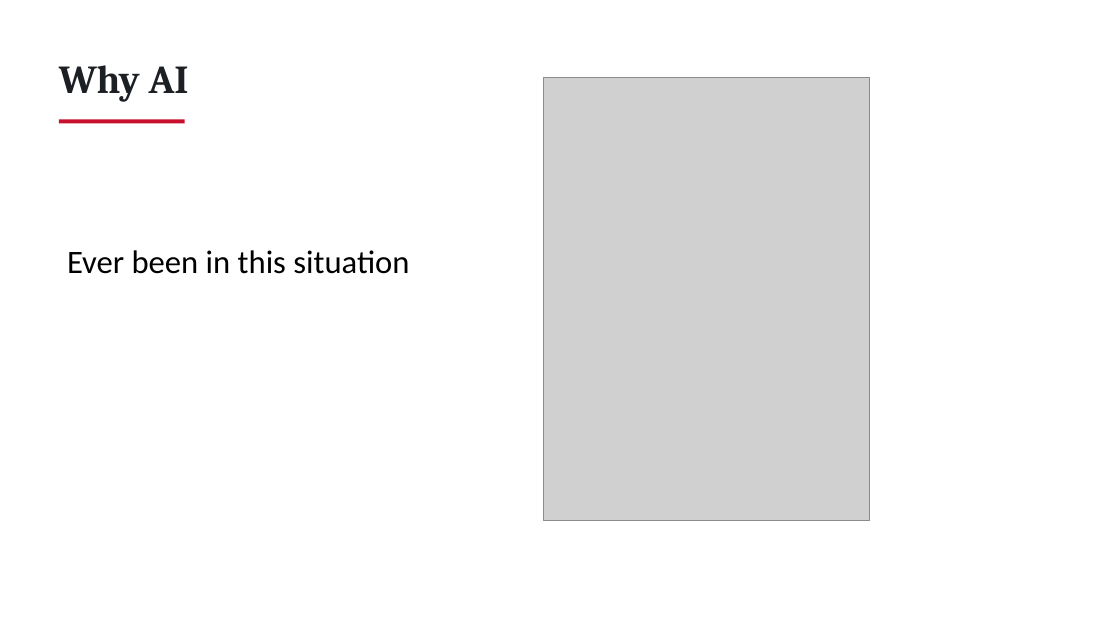
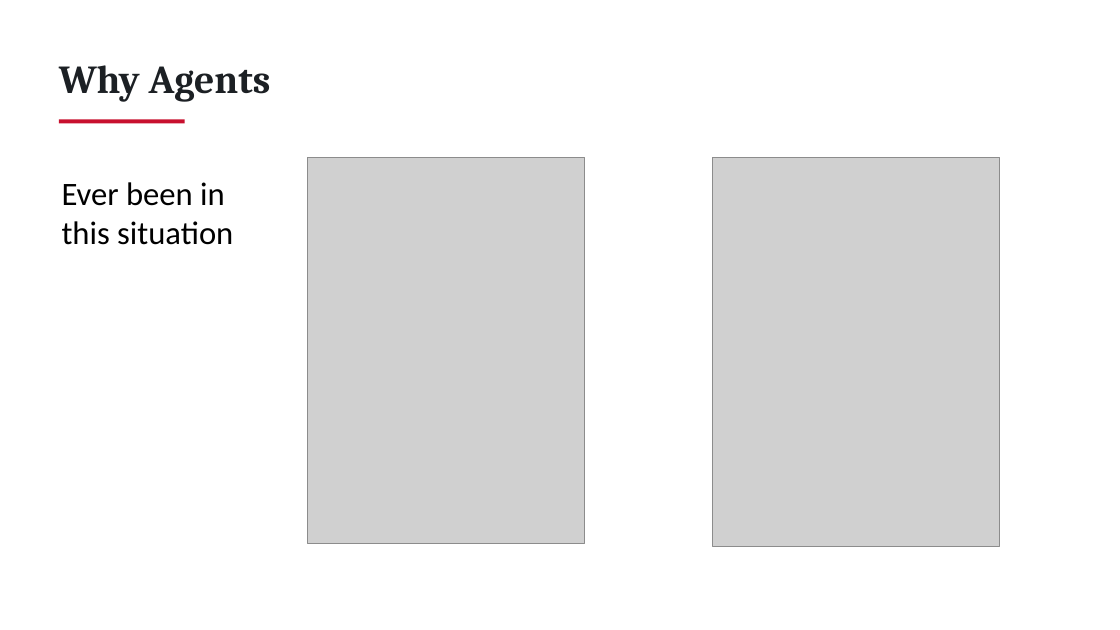
Before and after one commit to dineshkwadhwani/thecoachdinesh, a slide deck: slide 2 of courses/ai/workshop/03_Facilitator/PPT1_Workshop_Slides.pptx. Drawn at 1120x630 pixels with LibreOffice and Linux fonts; fonts in the diff are those of the drawing; grey boxes stand for pictures. Boxes give left, top, right and bottom in pixels: in the first picture for what was removed or moved away, otherwise in the second. Text is boxed around its words. In the diff, an @@ line names an element or a change of style, - is before the commit and + after.

```diff
--- a/courses/ai/workshop/03_Facilitator/PPT1_Workshop_Slides.pptx
+++ b/courses/ai/workshop/03_Facilitator/PPT1_Workshop_Slides.pptx
@@ text at (59,65,271,102): text changed @@
-Why AI
+Why Agents
@@ text "Ever been in this situation" rewrapped from (67,250,409,274) to (62,182,233,245) @@
@@ picture added at (308,157,586,544) @@
@@ picture: place and size @@
-picture at (543,78,870,521)
+picture at (713,157,1001,546)
```
